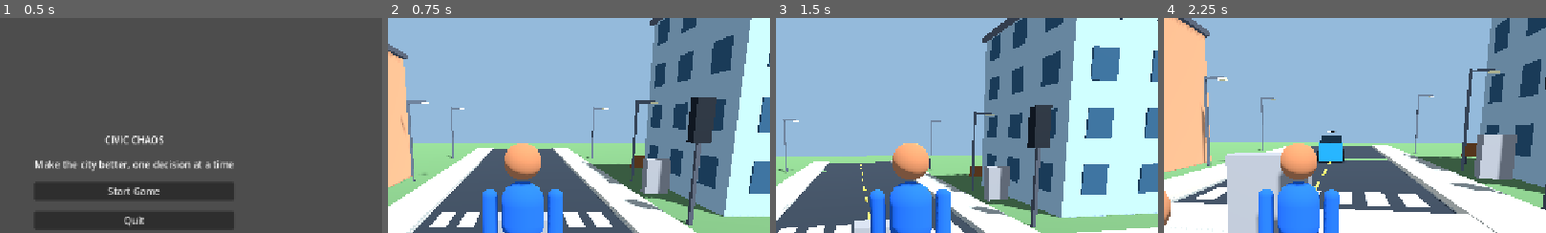
Above: before the commit, frames 1-4 (left to right).
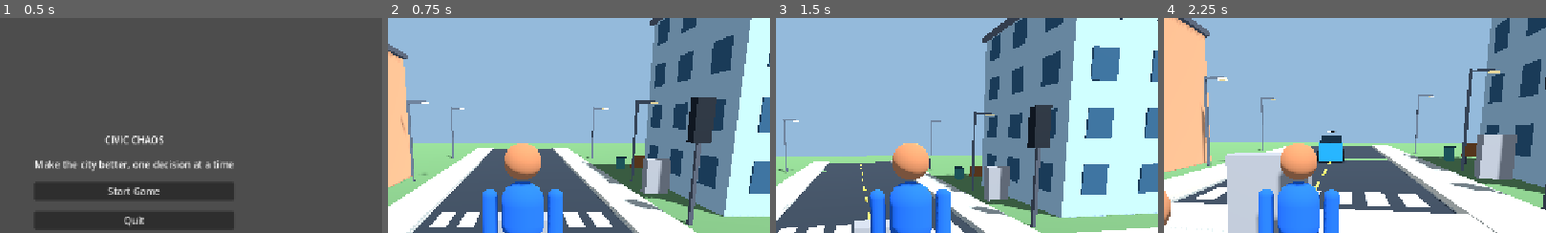
Above: after the commit, the same moments.

Repository: gauravprajapat-23/civic-chaos
Game: Godot game, scene res://scenes/core/menu.tscn
The game is run twice, just before and just after one commit, with the same random seed, the same clock (stepped at 60 frames per second) and the same inputs.
Inputs (mouse positions are % of the whole screen's width and height, from its top left):
- Up to frame 1 (0.5 s): no input
- Up to frame 2 (0.75 s): click "Start Game" at 0.5 s
- Up to frame 3 (1.5 s): tap Enter at 1.25 s; move the mouse to (55, 50) at 1.27 s; hold W (move_forward) from 1.28 s (still down); hold E (interact) from 1.28 s (still down)
- Up to frame 4 (2.25 s): keep holding W (move_forward); tap Space (jump) at 1.52 s; move the mouse to (45, 50) at 2.02 s; release E (interact) at 2.03 s; tap Shift (sprint) at 2.1 s
The pictures show only the part of the screen within x 32-82%, y 12-62%; the shares and areas given below are measured in that part.

Frame 1 is identical in both runs. In frame 2, 0.2% of the frame differs, in the area x 56-71%, y 39-71%; in frame 3, 0.2%; in frame 4, 0.3%, in the area x 14-88%, y 24-67%.

Commit message:
feat(graphics): emissive street lamps and roadside trash bins

Diff:
--- a/scripts/world/street_furniture.gd
+++ b/scripts/world/street_furniture.gd
@@ -23,6 +23,8 @@
             _tree(Vector3(distance, 0, float(side) * 11.0))
     _bench(Vector3(9.0, 0, -19.0))
     _bench(Vector3(-9.0, 0, 19.0))
+    _trash_bin(Vector3(8.0, 0, -21.0))
+    _trash_bin(Vector3(-8.0, 0, 21.0))
 
 func _material(color: Color) -> StandardMaterial3D:
     var material := StandardMaterial3D.new()
@@ -85,7 +87,12 @@
     add_child(root)
     _box(root, "Pole", Vector3(0, 2.6, 0), Vector3(0.13, 5.2, 0.13), Color(0.31, 0.35, 0.39))
     _box(root, "Arm", Vector3(0.55, 5.1, 0), Vector3(1.2, 0.12, 0.12), Color(0.31, 0.35, 0.39))
-    _box(root, "Lamp", Vector3(1.1, 5.02, 0), Vector3(0.45, 0.12, 0.32), Color(0.95, 0.90, 0.65))
+    var lamp := _box(root, "Lamp", Vector3(1.1, 5.02, 0), Vector3(0.45, 0.12, 0.32), Color(0.95, 0.90, 0.65))
+    var glow := _material(Color(0.98, 0.88, 0.59))
+    glow.emission_enabled = true
+    glow.emission = Color(0.98, 0.85, 0.55)
+    glow.emission_energy_multiplier = 0.65
+    lamp.material_override = glow
 
 func _tree(location: Vector3) -> void:
     var root := Node3D.new()
@@ -95,6 +102,14 @@
     _box(root, "Trunk", Vector3(0, 1.15, 0), Vector3(0.4, 2.3, 0.4), Color(0.40, 0.25, 0.14))
     _sphere(root, "LowerCanopy", Vector3(0, 2.85, 0), 1.15, Color(0.18, 0.39, 0.23))
     _sphere(root, "UpperCanopy", Vector3(0.25, 3.65, 0.1), 1.05, Color(0.27, 0.55, 0.30))
+
+func _trash_bin(location: Vector3) -> void:
+    var root := Node3D.new()
+    root.name = "TrashBin"
+    root.position = location
+    add_child(root)
+    _box(root, "Bin", Vector3(0, 0.48, 0), Vector3(0.55, 0.9, 0.55), Color(0.18, 0.43, 0.41))
+    _box(root, "Lid", Vector3(0, 0.96, 0), Vector3(0.65, 0.12, 0.65), Color(0.12, 0.24, 0.26))
 
 func _bench(location: Vector3) -> void:
     var root := Node3D.new()
